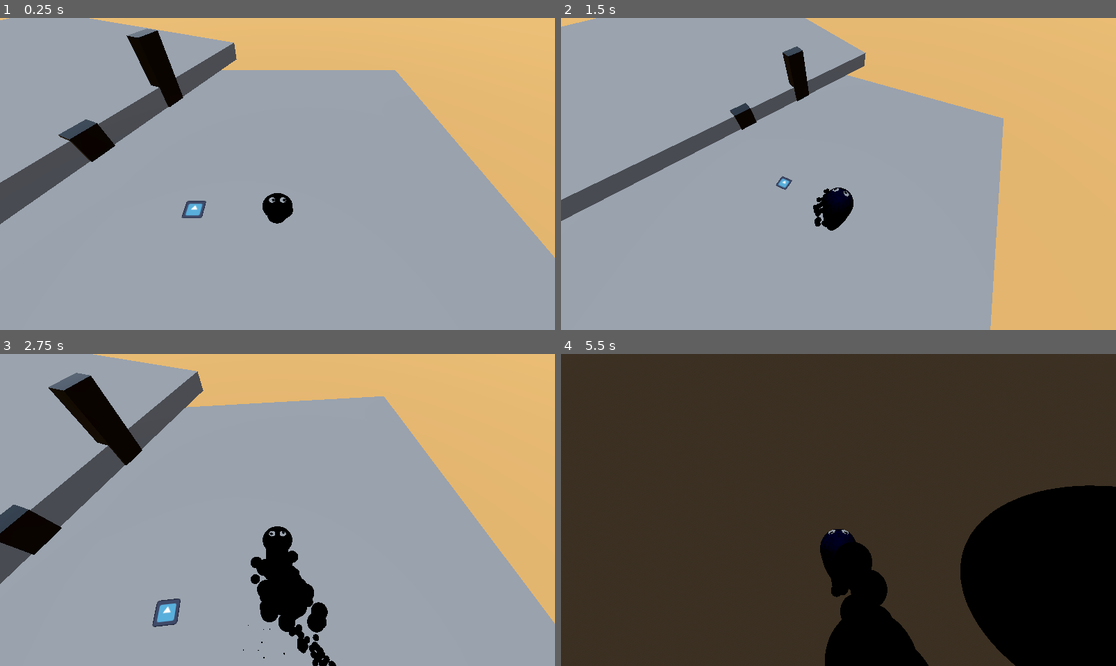
Above: before the commit, frames 1-4 (two rows, left to right).
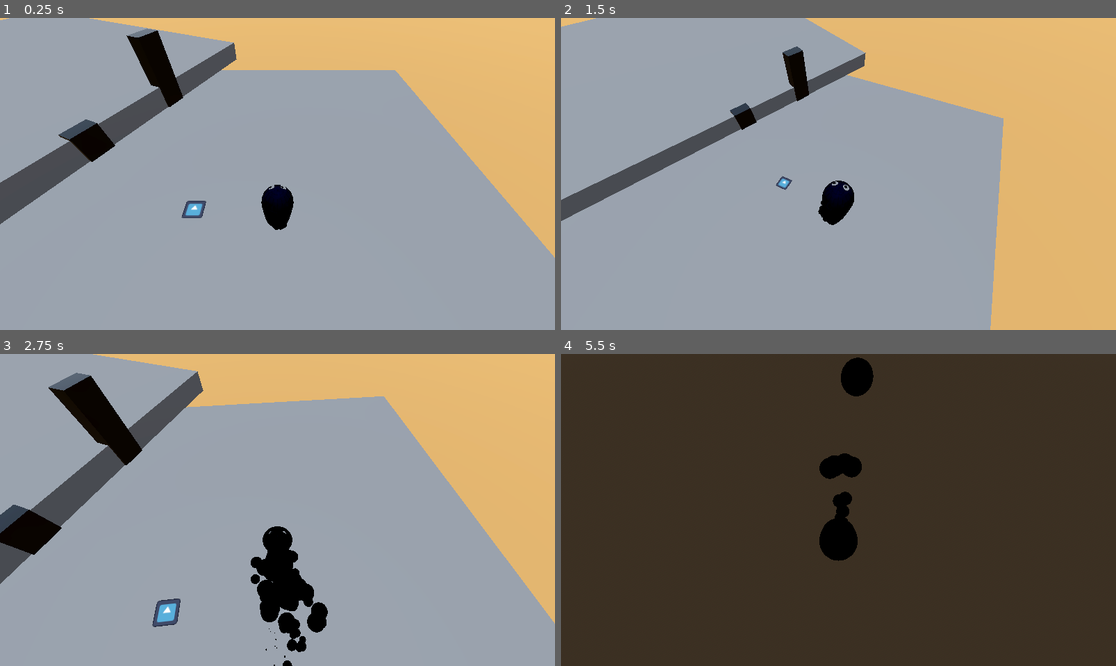
Above: after the commit, the same moments.

Repository: fossinating/trianglegamejam
Game: Godot game, scene res://levels/workshop.tscn
Same seed, same stepped clock (60 frames per second), same inputs: the game is played once before the commit and once after it. The engine's default icon, where the game draws it, is replaced by a stand-in: a white triangle on a blue panel in a dark square.
Inputs (mouse positions are in pixels of both pictures, inside the frame that each line leads up to):
- Up to frame 1 (0.25 s): no input
- Up to frame 2 (1.5 s): tap Enter at 0.5 s; move the mouse to (960, 158) at 0.52 s; hold D (move_right) 0.53-1.28 s; tap Down (cam_down) at 0.6 s; tap Space (jump) at 0.77 s; move the mouse to (810, 174) at 1.27 s; hold W (move_up) from 1.28 s (still down); tap Left (cam_left) at 1.35 s
- Up to frame 3 (2.75 s): keep holding W (move_up); tap Space (jump) at 1.52 s; move the mouse to (288, 503) at 2.02 s; tap Right (cam_right) at 2.1 s
- Up to frame 4 (5.5 s): keep holding W (move_up); move the mouse to (832, 516) at 2.77 s; tap Up (cam_up) at 2.85 s; tap Space (jump) at 3.02, 3.77, 4.52 s; move the mouse to (877, 513) at 3.52 s; hold Right mouse button (camera_rotate) 3.53-4.28 s; move the mouse to (794, 506) at 4.27 s; tap Mouse wheel down (fov_down_scroll) at 4.35 s; move the mouse to (844, 510) at 5.02 s; tap Mouse wheel up (fov_up_scroll) at 5.1 s

The runs differ from the first frame. In frame 1, 0.3% of the frame differs, in the area x 47-53%, y 53-68%; in frame 2, 0.3%; in frame 3, 0.6%; in frame 4, 20%, in the area x 46-100%, y 1-100%.

Commit message:
Create simple jump animation
+ Also create a BetterAnimationTree that makes it only run in playback, hopefully minimizing the weird extra bone movement changes in player.tscn

Diff:
--- a/entities/player/camera_controller.gd
+++ b/entities/player/camera_controller.gd
@@ -7,7 +7,7 @@
 var pitch_input := 0.0
 var cam_invert_y := true
 var cam_invert_x := false
-var min_pitch_angle := 20
+var min_pitch_angle := 0
 var max_pitch_angle := 90
 
 @onready var twist_pivot := self
--- a/entities/player/player.gd
+++ b/entities/player/player.gd
@@ -31,10 +31,15 @@
 @onready var ink_burst_particles_scene: PackedScene = preload("res://entities/effects/ink_burst_particles.tscn")
 
 @onready var animation_tree: AnimationTree = $AnimationTree
+
+@onready var skeleton: Skeleton3D = $"blob/Armature/Skeleton3D"
+
 var swim_val := 0.0
 enum ModelStates { JUMP, SWIM }
 var currentAnim = ModelStates.JUMP
 var blend_speed = 15
+
+var landing_velocity: Vector3
 
 @onready var item_grabber := $"Item Grabber"
 
@@ -54,6 +59,8 @@
 	print("jump gravity: ", jump_gravity)
 	print("fall_gravity: ", fall_gravity)
 	print("jump_velocity: ", jump_velocity)
+
+	#Engine.time_scale = 0.1
 
 
 func _physics_process(delta: float) -> void:
@@ -98,13 +105,6 @@
 	if not is_on_surface:
 		velocity += -Vector3(0, 1, 0) * (jump_gravity if (velocity.y > 0) else fall_gravity) * delta
 
-
-	painting_visuals.visible = is_on_floor()
-	ink_trail_painting.emitting = painting_visuals.visible
-	airborne_visuals.visible = !painting_visuals.visible
-	ink_trail_airborne.emitting = airborne_visuals.visible
-	airborne_eyes.visible = airborne_visuals.visible
-
 	# Handle jump.
 	if Input.is_action_just_pressed("jump") and is_on_floor() and not climbing_waterfall:
 		velocity.y = jump_velocity
@@ -115,12 +115,20 @@
 
 	handle_animations(delta)
 
-
 	# Setup handling of landing
 
 	var was_on_surface = is_on_floor() or climbing_waterfall
 
+	if not was_on_surface:
+		landing_velocity = velocity
+
 	move_and_slide()
+
+	if not (is_on_floor() or climbing_waterfall):
+		if velocity.y > 0:
+			skeleton.rotation_degrees.x = clamp(remap(velocity.y, 0, 5, 0, -35), -35, 0)
+		else:
+			skeleton.rotation_degrees.x = clamp(remap(velocity.y, 0, -10, 0, 125), 0, 125)
 
 	# Handle landing
 	# We handle landing here since so animations can trigger immediately, rather than on next physics frame(~1/30th of a second later)
@@ -128,6 +136,19 @@
 	if jumping and (not was_on_surface) and is_on_floor():
 		#print("landing")
 		add_child(ink_burst_particles_scene.instantiate())
+
+	if is_on_floor():
+		skeleton.position.y = max(-17, skeleton.position.y + landing_velocity.y*delta)
+		landing_velocity.y -= 2*fall_gravity*delta
+	elif velocity.y > 0:
+		skeleton.position.y = min(0, skeleton.position.y + 5*velocity.y*delta)
+
+	painting_visuals.visible = is_on_floor() and skeleton.position.y <= -5
+	ink_trail_painting.emitting = painting_visuals.visible
+	airborne_visuals.visible = (not is_on_floor()) or skeleton.position.y > -17
+	ink_trail_airborne.emitting = not painting_visuals.visible
+	airborne_eyes.visible = airborne_visuals.visible
+
 
 func handle_animations(delta):
 	match currentAnim:
--- a/entities/player/player.tscn
+++ b/entities/player/player.tscn
@@ -1,8 +1,9 @@
-[gd_scene load_steps=34 format=4 uid="uid://bqvbt7ofxnn0b"]
+[gd_scene load_steps=35 format=4 uid="uid://bqvbt7ofxnn0b"]
 
 [ext_resource type="Script" path="res://entities/player/player.gd" id="1_boxuu"]
 [ext_resource type="Texture2D" uid="uid://dajp6o4brj5i1" path="res://entities/player/blob_PS New Group 1 Image 3 (MAT_ Mat_Blob).png" id="2_dvct0"]
 [ext_resource type="PackedScene" uid="uid://kesgwtbvfg1h" path="res://entities/player/googly_eye.tscn" id="2_kn8ih"]
+[ext_resource type="Script" path="res://libraries/better_animation_tree.gd" id="2_x8lhm"]
 [ext_resource type="Texture2D" uid="uid://cakdw32wvyfjc" path="res://entities/player/blob_layersmerged_New Group 1_bake.png" id="3_rbppb"]
 [ext_resource type="AnimationLibrary" uid="uid://clu7brywt384c" path="res://entities/player/blob_anims.res" id="3_ygj2r"]
 [ext_resource type="Script" path="res://entities/player/camera_controller.gd" id="5_dosi8"]
@@ -239,45 +240,48 @@
 shape = SubResource("SphereShape3D_vstp2")
 
 [node name="AnimationTree" type="AnimationTree" parent="."]
+active = false
 root_node = NodePath("../blob")
 tree_root = SubResource("AnimationNodeStateMachine_s0b7s")
 anim_player = NodePath("../blob/AnimationPlayer")
 parameters/BlendTree/Swim/blend_amount = 0.0
+script = ExtResource("2_x8lhm")
 
 [node name="blob" type="Node3D" parent="."]
 transform = Transform3D(-0.09, 0, -7.86805e-09, 0, 0.09, 0, 7.86805e-09, 0, -0.09, 0, 0, 0)
 
 [node name="Armature" type="Node3D" parent="blob"]
-transform = Transform3D(1, 0, -7.10543e-15, 0, 1, 0, 7.10543e-15, 0, 1, 0, -5, 0)
+transform = Transform3D(1, 0, -1.42109e-14, 0, 1, 0, 1.42109e-14, 0, 1, 0, 0, 0)
 
 [node name="Skeleton3D" type="Skeleton3D" parent="blob/Armature"]
+transform = Transform3D(1, 0, 0, 0, 0.999999, 0, 0, 0, 0.999999, 0, -1, 0)
 bones/0/name = "Bone"
 bones/0/parent = -1
 bones/0/rest = Transform3D(1, -1.81971e-16, -5.60351e-17, -5.60351e-17, -0.562527, 0.826779, -1.81971e-16, -0.826779, -0.562527, 0, 0, 0)
 bones/0/enabled = true
 bones/0/position = Vector3(0, 0, 0)
-bones/0/rotation = Quaternion(0.883891, -6.73177e-17, -6.73177e-17, -0.467693)
+bones/0/rotation = Quaternion(0.905618, -6.10946e-17, -6.90848e-17, -0.424095)
 bones/0/scale = Vector3(1, 1, 1)
 bones/1/name = "Bone.001"
 bones/1/parent = 0
 bones/1/rest = Transform3D(1, -8.88178e-16, -2.38419e-07, -1.42303e-08, 0.998217, -0.0596863, 2.37994e-07, 0.0596863, 0.998217, 1.32349e-23, 3.89105, 1.19209e-07)
 bones/1/enabled = true
 bones/1/position = Vector3(1.32349e-23, 3.89105, 1.19209e-07)
-bones/1/rotation = Quaternion(0.0298565, -1.19156e-07, -3.55915e-09, 0.999554)
+bones/1/rotation = Quaternion(-0.058641, -1.18988e-07, 6.46629e-09, 0.998279)
 bones/1/scale = Vector3(1, 1, 1)
 bones/2/name = "Bone.002"
 bones/2/parent = 1
 bones/2/rest = Transform3D(1, 3.18721e-08, 2.36279e-07, 0, 0.991024, -0.133681, -2.38419e-07, 0.133681, 0.991024, -2.62396e-14, 3.58134, 1.49012e-07)
 bones/2/enabled = true
 bones/2/position = Vector3(-2.62396e-14, 3.58134, 1.49012e-07)
-bones/2/rotation = Quaternion(0.066991, 1.18942e-07, -7.98597e-09, 0.997754)
+bones/2/rotation = Quaternion(-0.114799, 1.18421e-07, 1.36851e-08, 0.993389)
 bones/2/scale = Vector3(1, 1, 1)
 bones/3/name = "Bone.003"
 bones/3/parent = -1
 bones/3/rest = Transform3D(-1, 4.26326e-14, -3.89414e-07, -2.99755e-07, 0.638336, 0.769758, 2.48577e-07, 0.769758, -0.638335, 0, 0, 0)
 bones/3/enabled = true
 bones/3/position = Vector3(0, 0, 0)
-bones/3/rotation = Quaternion(-8.27981e-08, 0.905079, 0.425243, -1.76225e-07)
+bones/3/rotation = Quaternion(-1.02362e-07, 0.848189, 0.529693, -1.65512e-07)
 bones/3/scale = Vector3(1, 1, 0.999999)
 
 [node name="mesh" type="MeshInstance3D" parent="blob/Armature/Skeleton3D"]
@@ -286,7 +290,7 @@
 surface_material_override/0 = SubResource("StandardMaterial3D_fnsiu")
 
 [node name="EyesBoneAttachment3D" type="BoneAttachment3D" parent="blob/Armature/Skeleton3D"]
-transform = Transform3D(-1, -2.70006e-13, -3.89414e-07, -2.99755e-07, 0.638336, 0.769757, 2.48577e-07, 0.769758, -0.638335, 0, 0, 0)
+transform = Transform3D(-1, 1.69551e-09, -3.89212e-07, -3.48987e-07, 0.438851, 0.898559, 1.7233e-07, 0.89856, -0.43885, 0, 0, 0)
 bone_name = "Bone.003"
 bone_idx = 3
 
@@ -297,7 +301,7 @@
 transform = Transform3D(9.01099, 4.47081, 4.71918, -0.114211, 8.17378, -7.52549, -6.49968, 6.05459, 6.67481, 1.95145, 4.09994, 3.26156)
 
 [node name="BoneAttachment3D2" type="BoneAttachment3D" parent="blob/Armature/Skeleton3D"]
-transform = Transform3D(1, -6.03961e-14, -4.26326e-14, 2.84217e-14, -0.392764, 0.91964, -9.9476e-14, -0.91964, -0.392764, -2.5558e-13, -4.0231, -6.29298)
+transform = Transform3D(1, 9.96064e-10, 3.29067e-10, 6.94286e-10, -0.86358, 0.504212, 7.86386e-10, -0.504212, -0.86358, 3.74189e-09, -5.09079, -5.45242)
 bone_name = "Bone.002"
 bone_idx = 2
 
--- a/levels/workshop.tscn
+++ b/levels/workshop.tscn
@@ -62,6 +62,11 @@
 
 [node name="Player" parent="." instance=ExtResource("1_tquhn")]
 transform = Transform3D(1, 0, 0, 0, 1, 0, 0, 0, 1, 2.59108, 0.5, -0.132736)
+Jump_Peak_Time = 0.8
+Jump_Fall_Time = 0.6
+Jump_Height = 3.0
+Jump_Distance = 12.0
+ROT_SPEED = 12.5664
 
 [node name="StaticBody3D" type="StaticBody3D" parent="."]
 transform = Transform3D(1, 0, 0, 0, 1, 0, 0, 0, 1, 0, -0.5, 0)
--- /dev/null
+++ b/libraries/better_animation_tree.gd
@@ -0,0 +1,22 @@
+@tool
+
+extends AnimationTree
+class_name BetterAnimationTree
+
+
+@export var run_in_editor := false :
+	set(value):
+		run_in_editor = value
+		_update()
+@export var real_active := true :
+	set(value):
+		real_active = value
+		_update()
+
+# Called when the node enters the scene tree for the first time.
+func _ready():
+	_update()
+
+
+func _update():
+	active = (run_in_editor and real_active) if Engine.is_editor_hint() else real_active
Not shown: 1 places in levels/workshop.tscn that only renumber resources
